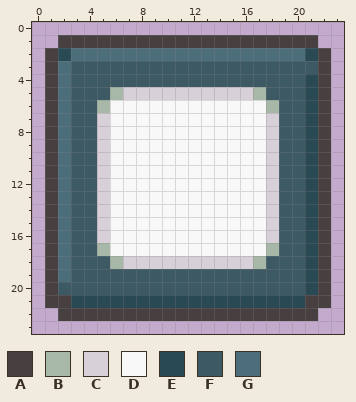
Two states of a pixel-art sprite, Graphics/Windowskins/choice quantum.png. The picture above was drawn from the file before the commit.
The file is 48x48 pixels, drawn in blocks of 2x2; one block is one cell here.
Palette (. is transparent): A #484040  B #a8b8a8  C #d8d0d8  D #f8f8f8  E #294955  F #3d5a64  G #4b6e7a
Pixels before, first column x 1:
 1 .AAAAAAAAAAAAAAAAAAAA.
 2 AEGGGGGGGGGGGGGGGGGGEA
 3 AGFFFFFFFFFFFFFFFFFFFA
 4 AGFFFFFFFFFFFFFFFFFFEA
 5 AGFFFBCCCCCCCCCCBFFFEA
 6 AGFFBDDDDDDDDDDDDBFFEA
 7 AGFFCDDDDDDDDDDDDCFFEA
 8 AGFFCDDDDDDDDDDDDCFFEA
 9 AGFFCDDDDDDDDDDDDCFFEA
10 AGFFCDDDDDDDDDDDDCFFEA
11 AGFFCDDDDDDDDDDDDCFFEA
12 AGFFCDDDDDDDDDDDDCFFEA
13 AGFFCDDDDDDDDDDDDCFFEA
14 AGFFCDDDDDDDDDDDDCFFEA
15 AGFFCDDDDDDDDDDDDCFFEA
16 AGFFCDDDDDDDDDDDDCFFEA
17 AGFFBDDDDDDDDDDDDBFFEA
18 AGFFFBCCCCCCCCCCBFFFEA
19 AGFFFFFFFFFFFFFFFFFFEA
20 AFFFFFFFFFFFFFFFFFFFEA
21 AAEEEEEEEEEEEEEEEEEEAA
22 .AAAAAAAAAAAAAAAAAAAA.
And afterwards:
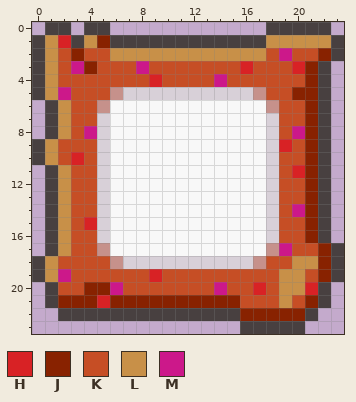
Colours new in this view: H #d82225  J #882200  K #c64e25  L #c89048  M #cc188a
Edits made:
colour B: #a8b8a8 -> #c6918b
Changed rows in their new state; - is a pixel that keeps its letter.
first column x 0:
 0 -AA-AA------------AAAAA-
 1 ALH-LJ------------LLLLLA
 2 ALKJKKLLLLLLLLLLLLKMKKJA
 3 ALKMJKKKMKKKKKKKHKKKHJ--
 4 ALKKKKKKKHKKKKMKKKKKKJ--
 5 ALMKKK------------KKJJ--
 6 --LKK--------------KKJ--
 7 --LKK--------------KKJ--
 8 --LKM--------------KMJ--
 9 ALKKK--------------HKJ--
10 ALKHK--------------KKJ--
11 --LKK--------------KHJ--
12 --LKK--------------KKJ--
13 --LKK--------------KKJ--
14 --LKK--------------KMJ--
15 --LKH--------------KKJ--
16 --LKK--------------KKJ--
17 --LKK--------------MKKJA
18 ALKKKK------------KKLLJA
19 ALMKKKKKKHKKKKKKKKKLLKJA
20 --KKJJMKKKKKKKMKKHKLLH--
21 --JJJHJJJJJJJJJJKKKLKJ--
22 ----------------JJJJJ---
23 ----------------AAAAA---
